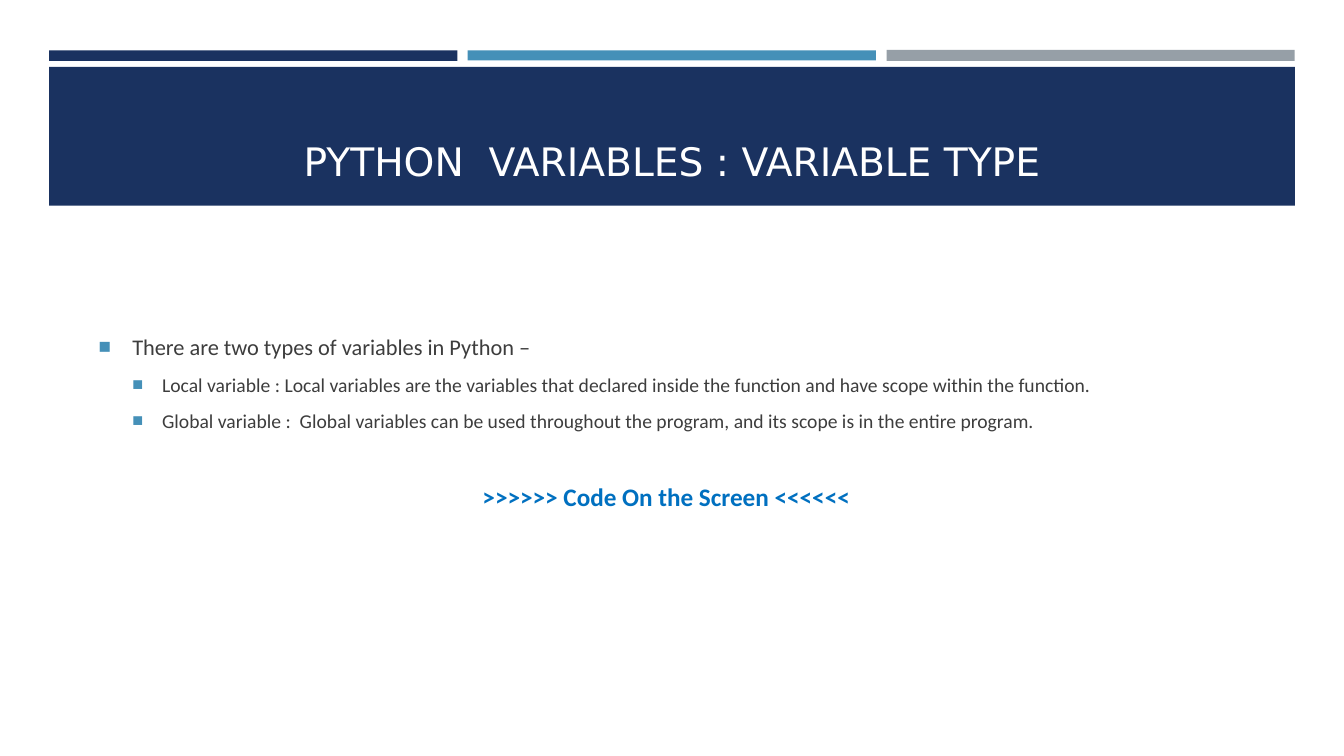
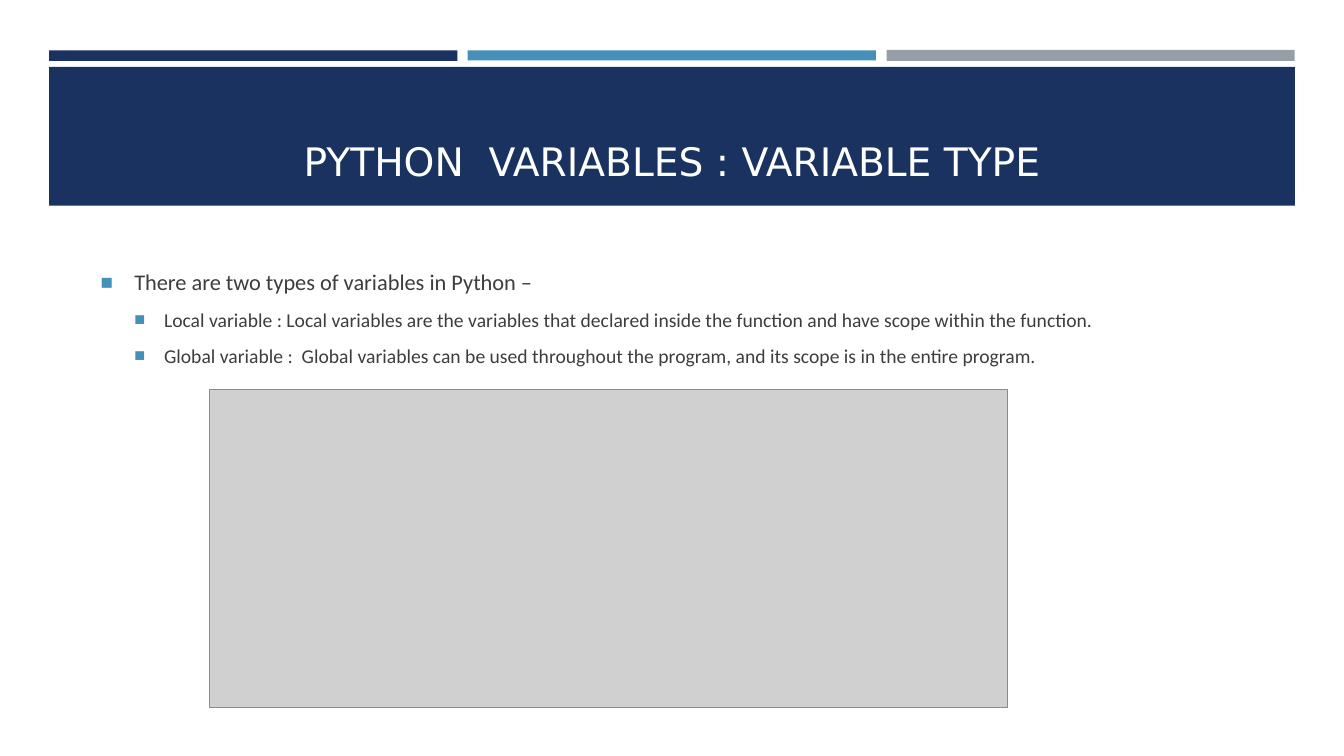
Before and after one commit to rhidoyhasanmahmud/Learn-Python-the-Hard-Way-with-Django, a slide deck: slide 6 of Class-02/Class-02.pptx. Drawn at 1344x756 pixels with LibreOffice and Linux fonts; fonts in the diff are those of the drawing; grey boxes stand for pictures. Boxes give left, top, right and bottom in pixels: in the first picture for what was removed or moved away, otherwise in the second. Text is boxed around its words. In the diff, an @@ line names an element or a change of style, - is before the commit and + after.

```diff
--- a/Class-02/Class-02.pptx
+++ b/Class-02/Class-02.pptx
@@ text "There are two types of ...": place and size @@
-text "There are two types of ..." at bbox=[132, 339, 1090, 507]
+text "There are two types of ..." at bbox=[134, 274, 1091, 367]
@@ picture added at bbox=[209, 390, 1007, 708] @@
@@ text at bbox=[563, 488, 769, 507]: paragraph removed @@
->>>>>> Code On the Screen <<<<<<
```
Also in this commit, not shown: 8 other slides changed, 1 slide added.
